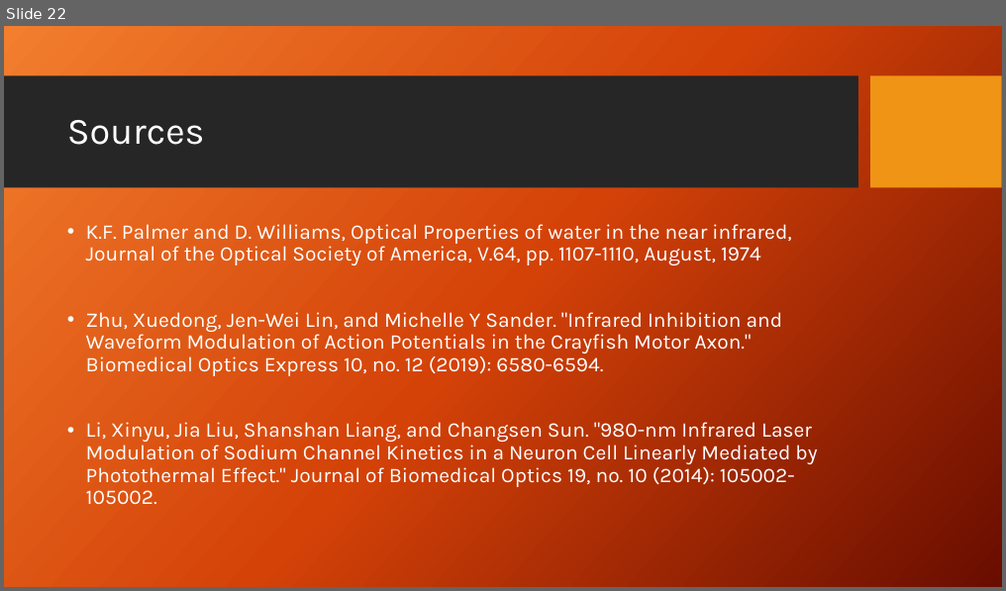
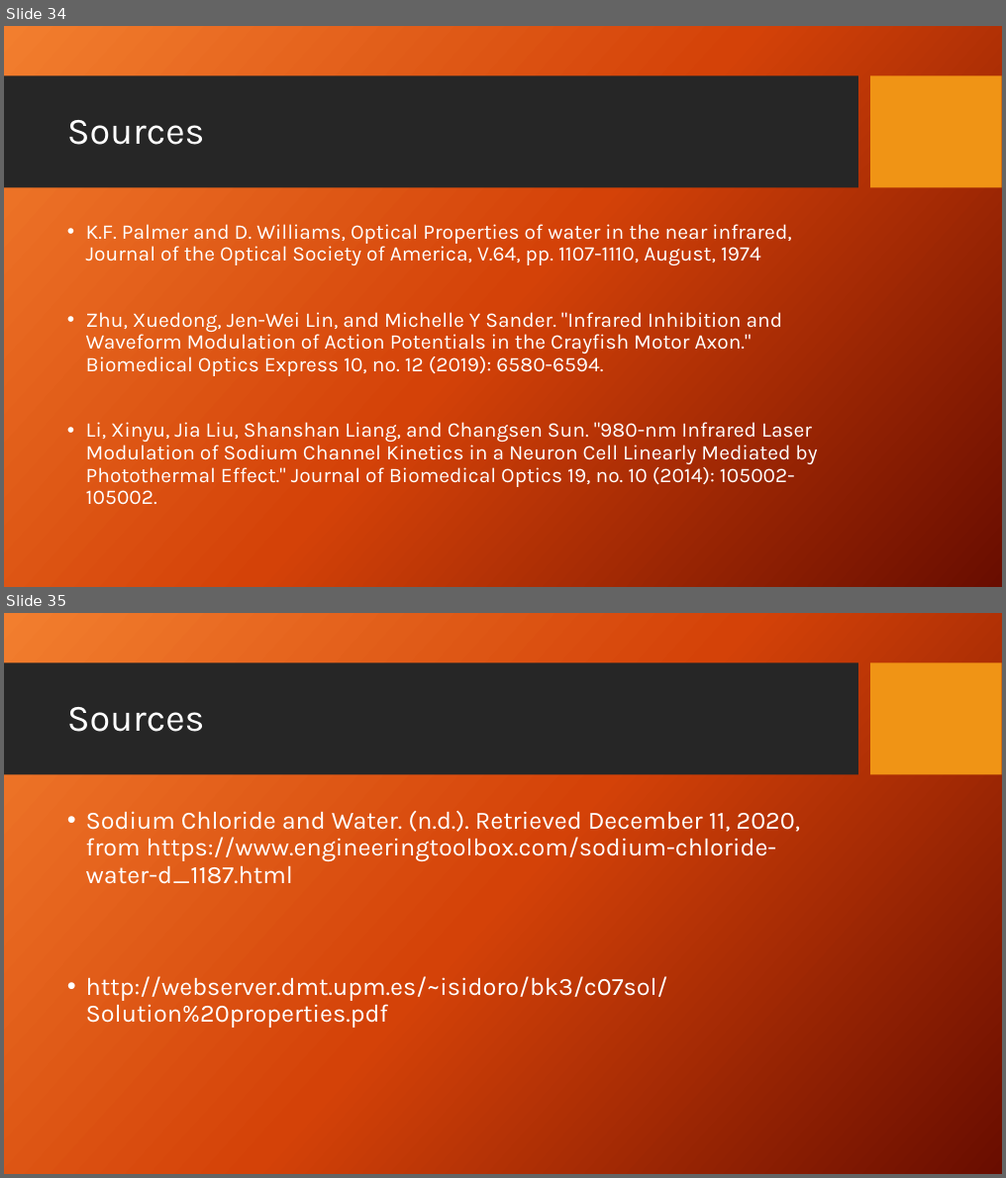
Before and after one commit to dbhatia00/NeuronSimulation, a slide deck: Presentations/Fall Updates/FallUpdate3.pptx. Shown one above the other, each under a label of ours: slide 22 before the commit, slides 34 and 35 after it. The pictures are 1006x591 and 1006x1178 pixels, drawn with LibreOffice and Linux fonts; fonts in the diff are those of the drawing; background and template pictures are left out. Boxes give left, top, right and bottom in pixels: in the first picture for what was removed or moved away, otherwise in the second. Text is boxed around its words. In the diff, an @@ line names an element or a change of style, - is before the commit and + after.

```diff
--- a/Presentations/Fall Updates/FallUpdate3.pptx
+++ b/Presentations/Fall Updates/FallUpdate3.pptx
@@ slide 35 added at (4,613,1002,1174), background picture (left out); not listed: 2 template elements that a slide beside it also shows @@
@@ title added at (67,707,205,732), 36 pt, text #FFFFFF @@
+Sources
@@ text added at (86,811,800,1028), 24 pt, text #FFFFFF @@
+• Sodium Chloride and Water. (n.d.). Retrieved December 11, 2020, from https://www.engineeringtoolbox.com/sodium-chloride-water-d_1187.html
+• http://webserver.dmt.upm.es/~isidoro/bk3/c07sol/Solution%20properties.pdf
@@ what was slide 22 is now slide 34 @@
```
Also in this commit, not shown: 1 slide changed, 12 other slides added, 1 other file.
